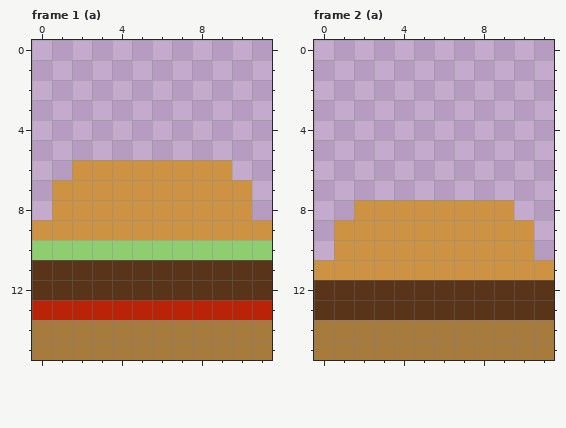
Pixel-art file -- assets/buttons.ase. Above is the file before it was changed.
12x16 pixels, 2 frames. Shown: frame 1 (a), frame 2 (a).
And afterwards:
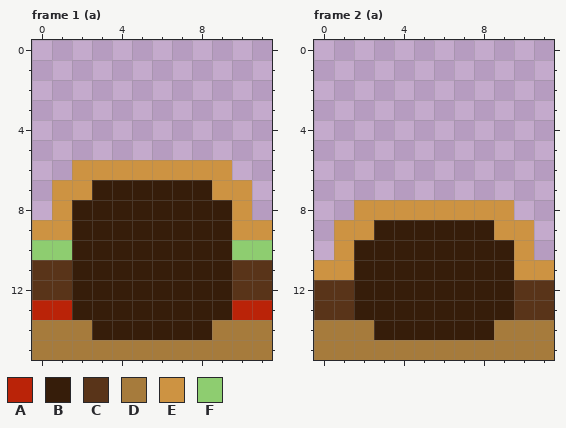
Palette (. is transparent): A #ba2308  B #361d0a  C #593419  D #a67b3c  E #cd9342  F #8ecd70
From old to new:
{"where": "frame 1 (a)"}
{"frame":1,"y":7,"x":3,"old":"EEEEEE","new":"BBBBBB"}
{"frame":1,"y":8,"x":2,"old":"EEEEEEEE","new":"BBBBBBBB"}
{"frame":1,"y":9,"x":2,"old":"EEEEEEEE","new":"BBBBBBBB"}
{"frame":1,"y":10,"x":2,"old":"FFFFFFFF","new":"BBBBBBBB"}
{"frame":1,"y":11,"x":2,"old":"CCCCCCCC","new":"BBBBBBBB"}
{"frame":1,"y":12,"x":2,"old":"CCCCCCCC","new":"BBBBBBBB"}
{"frame":1,"y":13,"x":2,"old":"AAAAAAAA","new":"BBBBBBBB"}
{"frame":1,"y":14,"x":3,"old":"DDDDDD","new":"BBBBBB"}
{"where": "frame 2 (a)"}
{"frame":2,"y":9,"x":3,"old":"EEEEEE","new":"BBBBBB"}
{"frame":2,"y":10,"x":2,"old":"EEEEEEEE","new":"BBBBBBBB"}
{"frame":2,"y":11,"x":2,"old":"EEEEEEEE","new":"BBBBBBBB"}
{"frame":2,"y":12,"x":2,"old":"CCCCCCCC","new":"BBBBBBBB"}
{"frame":2,"y":13,"x":2,"old":"CCCCCCCC","new":"BBBBBBBB"}
{"frame":2,"y":14,"x":3,"old":"DDDDDD","new":"BBBBBB"}
